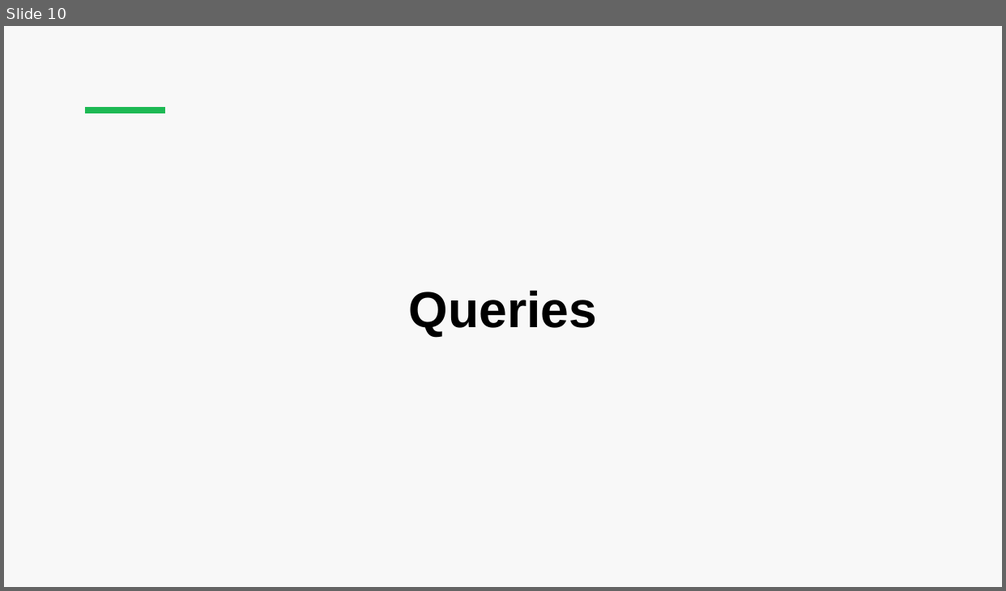
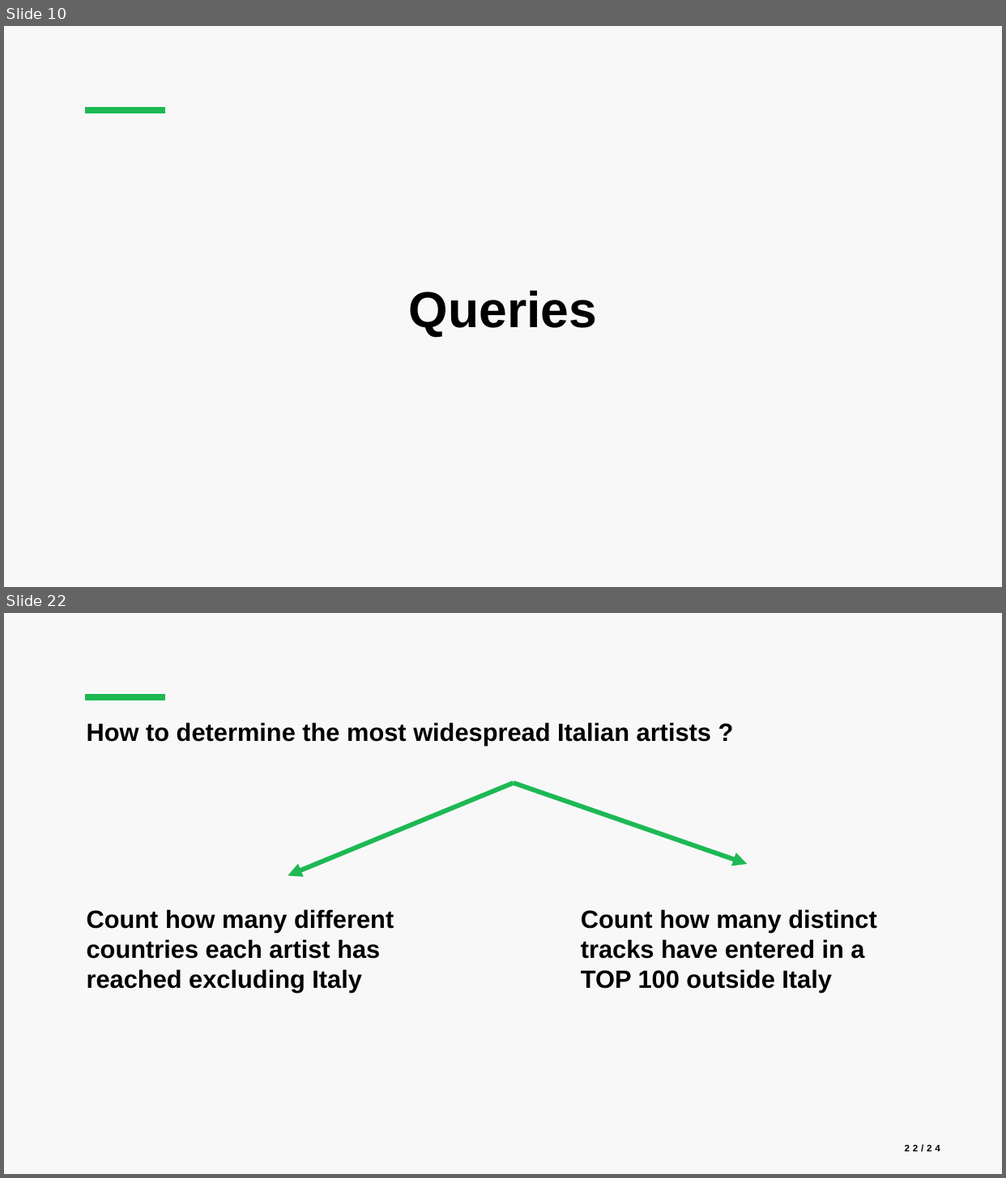
Before and after one commit to luca-martinelli-09/spotify-pg, a slide deck: slides/Spotify_Presentation.pptx. Shown one above the other, each under a label of ours: slide 10 before the commit, slides 10 and 22 after it; the slides between them are not shown. The pictures are 1006x591 and 1006x1178 pixels, drawn with LibreOffice and Linux fonts; fonts in the diff are those of the drawing. Boxes give left, top, right and bottom in pixels: in the first picture for what was removed or moved away, otherwise in the second. Text is boxed around its words. In the diff, an @@ line names an element or a change of style, - is before the commit and + after.

```diff
--- a/slides/Spotify_Presentation.pptx
+++ b/slides/Spotify_Presentation.pptx
@@ slide 22 added at [4,613,1002,1174], background #F8F8F8; not listed: 1 template element that a slide beside it also shows @@
@@ text added at [87,722,711,746], 24 pt, text #000000, bold @@
+How to determine the most widespread Italian artists ?
@@ arrow added from (513, 783) to (288, 875), #1DB954 4.5 pt @@
@@ arrow added from (513, 783) to (748, 864), #1DB954 4.5 pt @@
@@ text added at [87,909,394,992], 24 pt, text #000000, bold @@
+Count how many different countries each artist has reached excluding Italy
@@ text added at [581,909,876,992], 24 pt, text #000000, bold @@
+Count how many distinct tracks have entered in a TOP 100 outside Italy
@@ page number added at [905,1144,940,1152], 9 pt, text #000000, bold @@
+22/24
```
Also in this commit, not shown: 1 slide changed, 13 other slides added, 1 slide removed, 8 other files.
